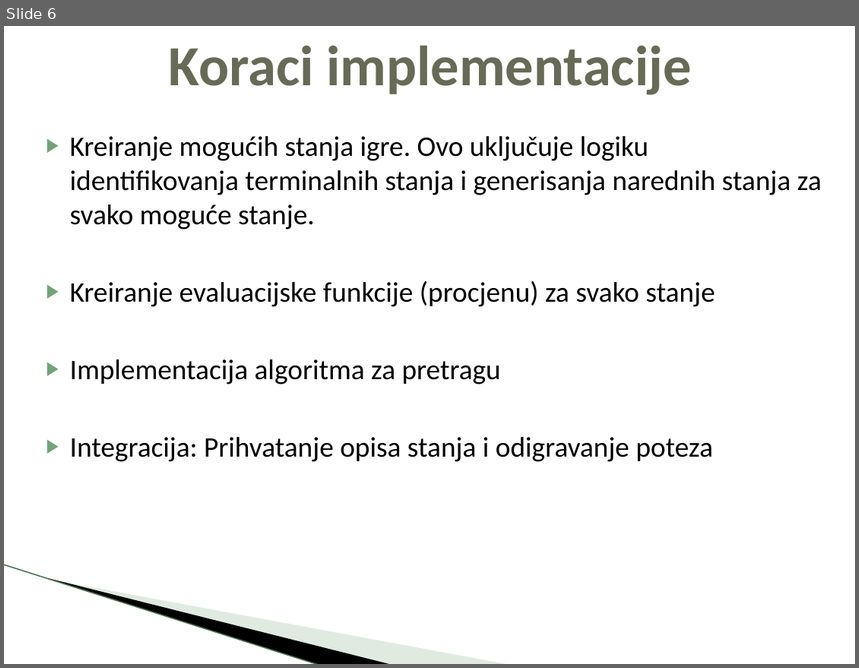
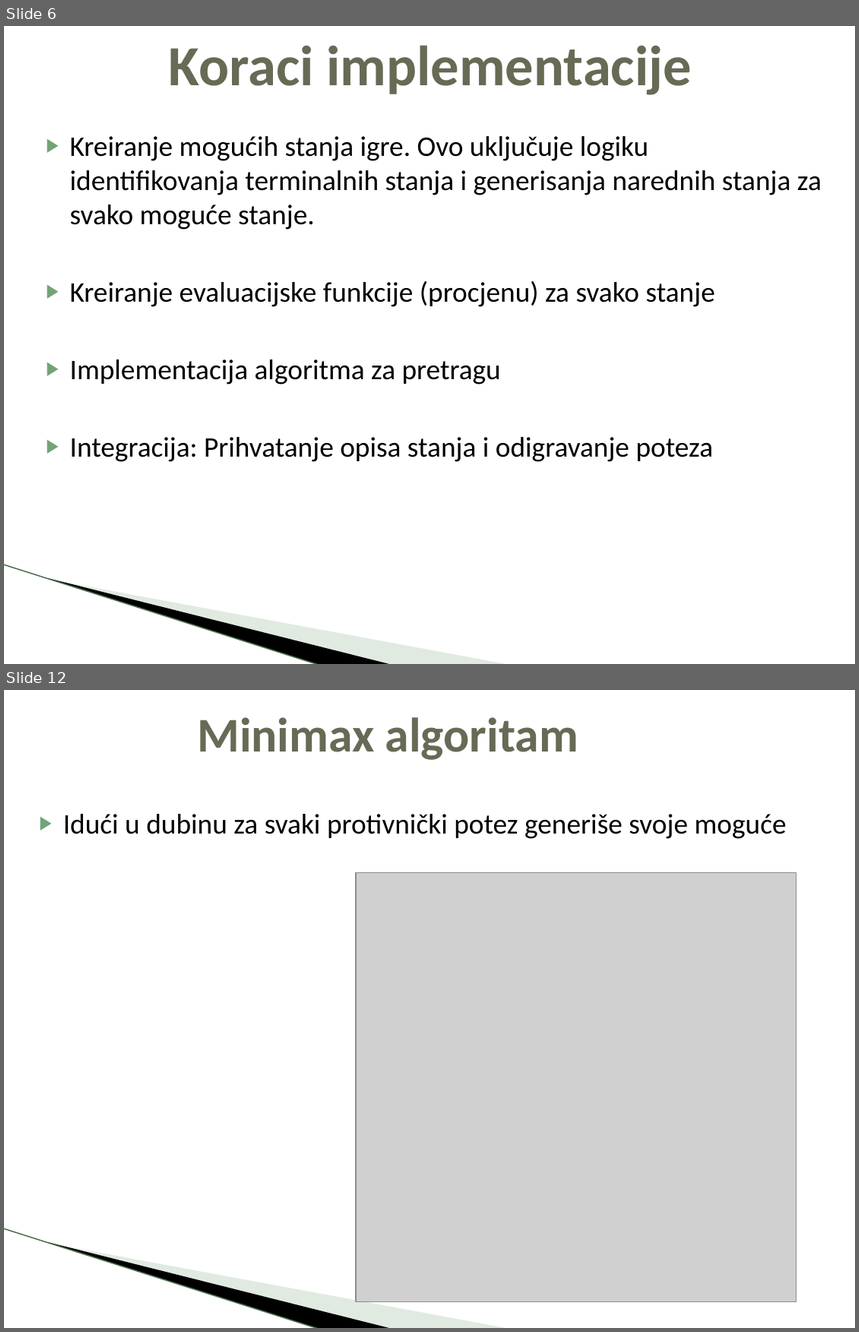
Before and after one commit to boimw/checkers, a slide deck: Projekat-Checkers.pptx. Shown one above the other, each under a label of ours: slide 6 before the commit, slides 6 and 12 after it; the slides between them are not shown. The pictures are 859x668 and 859x1332 pixels, drawn with LibreOffice and Linux fonts; fonts in the diff are those of the drawing; grey boxes stand for pictures; background and template pictures are left out. Boxes give left, top, right and bottom in pixels: in the first picture for what was removed or moved away, otherwise in the second. Text is boxed around its words. In the diff, an @@ line names an element or a change of style, - is before the commit and + after.

```diff
--- a/Projekat-Checkers.pptx
+++ b/Projekat-Checkers.pptx
@@ slide 12 added at bbox=[4, 690, 855, 1328], background #FFFFFF; not listed: 3 template elements that a slide beside it also shows @@
@@ title added at bbox=[197, 717, 579, 760], 41 pt, text #676A55, bold @@
+Minimax algoritam
@@ text added at bbox=[63, 814, 787, 839], 24 pt, text #000000 @@
+▶ Idući u dubinu za svaki protivnički potez generiše svoje moguće
@@ picture added at bbox=[356, 873, 797, 1302] @@
```
Also in this commit, not shown: 8 slides changed, 11 other slides added, 3 slides removed, 15 other files.
